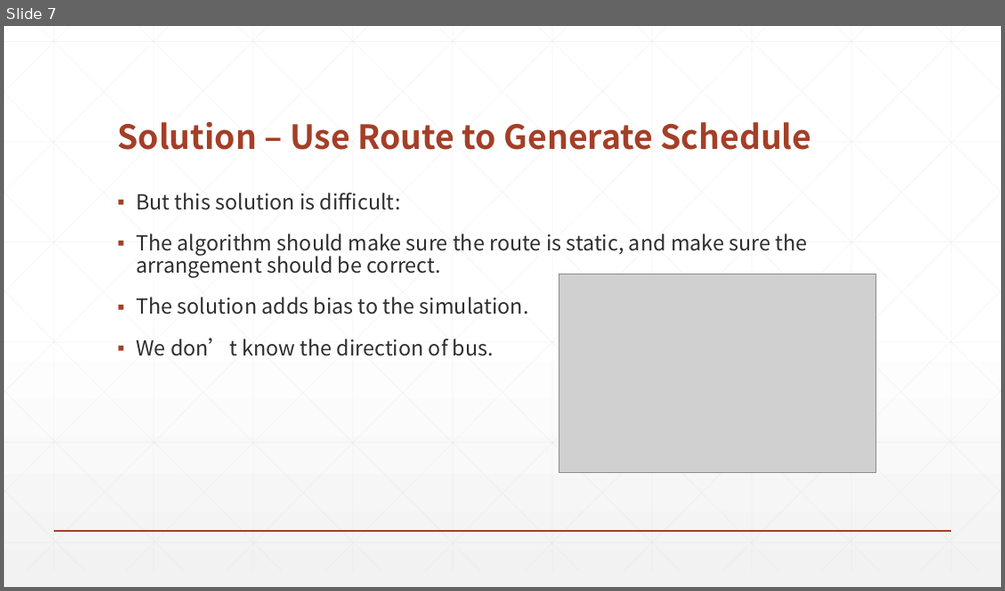
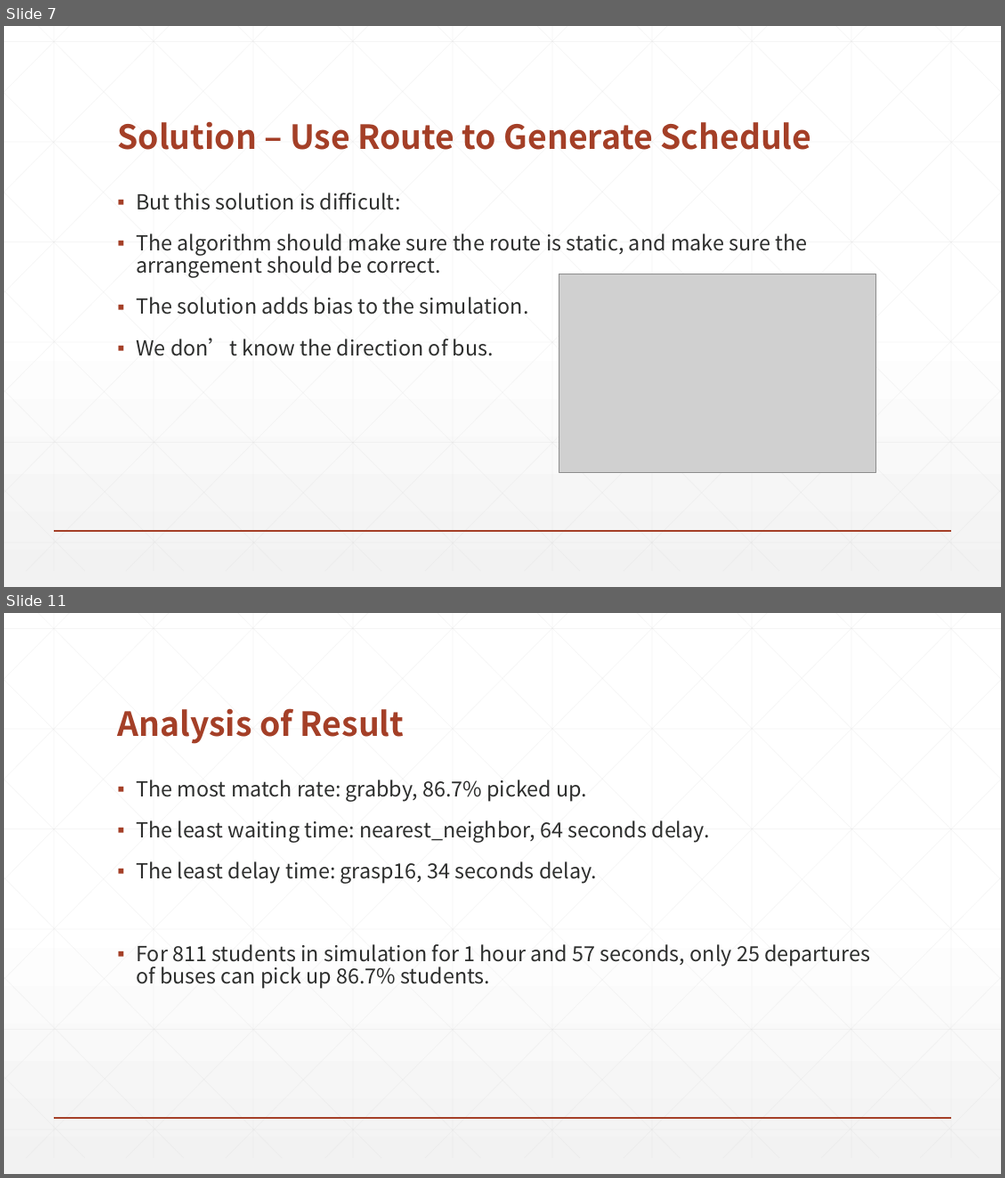
Before and after one commit to Lyther/Cargo-impl, a slide deck: Document/Innovation-project/pre-final.pptx. Shown one above the other, each under a label of ours: slide 7 before the commit, slides 7 and 11 after it; the slides between them are not shown. The pictures are 1005x591 and 1005x1178 pixels, drawn with LibreOffice and Linux fonts; fonts in the diff are those of the drawing; grey boxes stand for pictures. Boxes give left, top, right and bottom in pixels: in the first picture for what was removed or moved away, otherwise in the second. Text is boxed around its words. In the diff, an @@ line names an element or a change of style, - is before the commit and + after.

```diff
--- a/Document/Innovation-project/pre-final.pptx
+++ b/Document/Innovation-project/pre-final.pptx
@@ slide 11 added at [4,613,1001,1174], background gradient #FFFFFF to #F2F2F2; not listed: 47 template elements that a slide beside it also shows @@
@@ title added at [117,708,404,744], 32 pt, text #A43F27, bold @@
+Analysis of Result
@@ text added at [136,779,870,989], 20 pt, text #2D2E2D @@
+▪ The most match rate: grabby, 86.7% picked up.
+▪ The least waiting time: nearest_neighbor, 64 seconds delay.
+▪ The least delay time: grasp16, 34 seconds delay.
+▪ For 811 students in simulation for 1 hour and 57 seconds, only 25 departures of buses can pick up 86.7% students.
```
Also in this commit, not shown: 3 other slides added, 9 slides removed, 2 other files.
